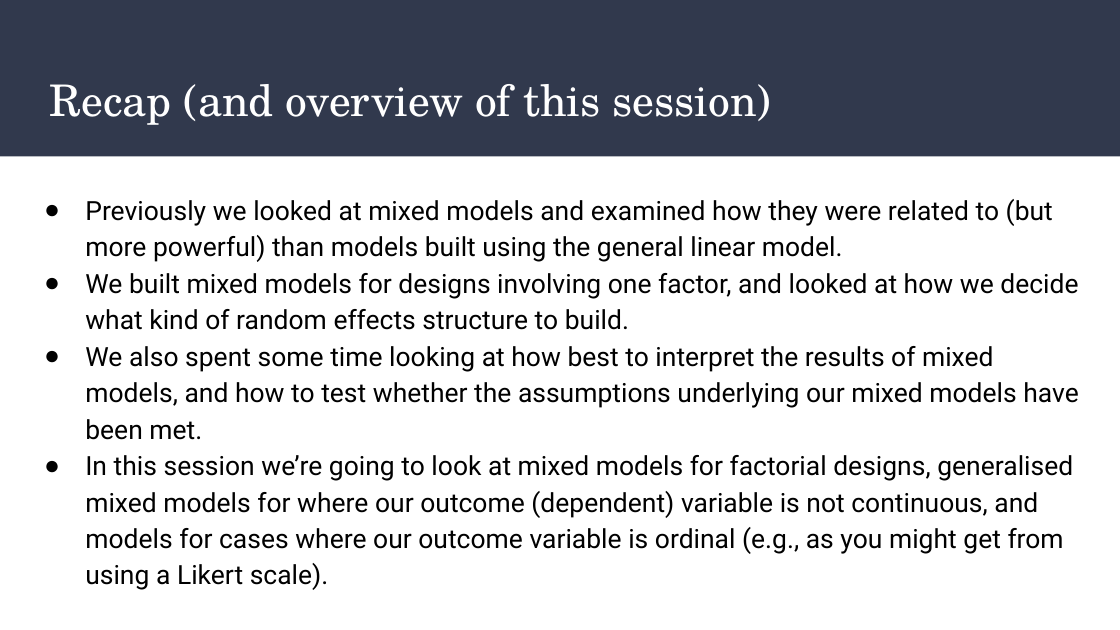
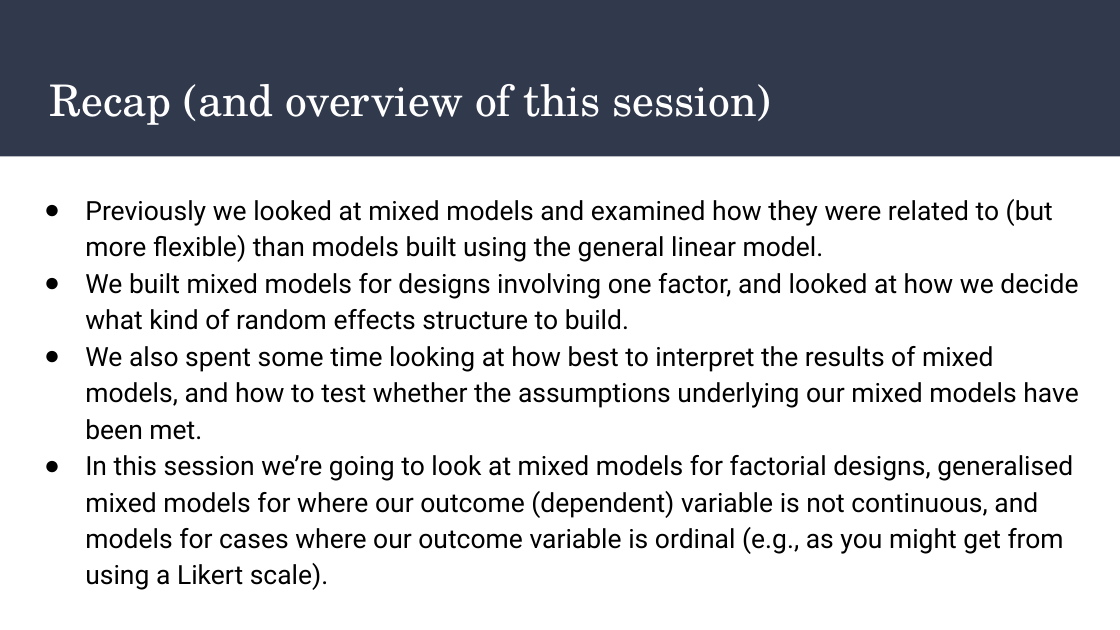
Before and after one commit to dannagifford/Wk5-16_mixed_models_pt2, a slide deck: slide 2 of slides/Mixed_Models_Part_2.odp. Drawn at 1120x630 pixels with LibreOffice and Linux fonts; fonts in the diff are those of the drawing. Boxes give left, top, right and bottom in pixels: in the first picture for what was removed or moved away, otherwise in the second. Text is boxed around its words. In the diff, an @@ line names an element or a change of style, - is before the commit and + after.

```diff
--- a/slides/Mixed_Models_Part_2.odp
+++ b/slides/Mixed_Models_Part_2.odp
@@ text at box(85, 199, 1053, 262): text changed @@
-● Previously we looked at mixed models and examined how they were related to (but more powerful) than models built using the general linear model.
+● Previously we looked at mixed models and examined how they were related to (but more flexible) than models built using the general linear model.
```
Also in this commit, not shown: 4 other slides changed, 2 slides added, 1 other file.
